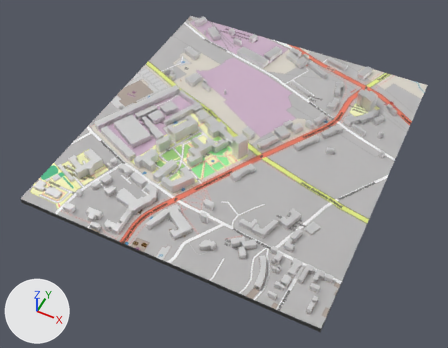
The Blender file mapupper.blend: old version first, new version second.
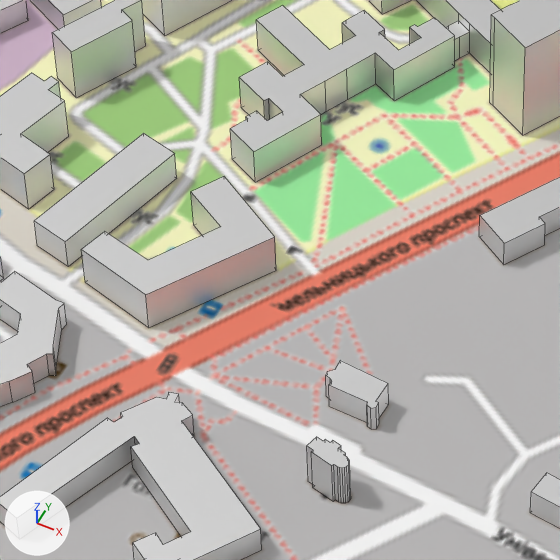
There are two pictures of each version: one whole from a 50 mm lens placed at (636.0, -1506.0, 1652.0), pointed at (-55.0, -124.0, -76.0), one close up on the part from 33% to 55% of the width and 39% to 67% of the height. The axes (+X, +Y, +Z) are drawn at lower left. The lights are the same throughout. The close-ups show mesh edges as thin lines.

In view in the first close-up: '1korp', '2korp', '3korp', '4korp', '5korp', '7korp', '9korp', 'Areas:building', 'EXPORT_OSM_MAPNIK_WM'.
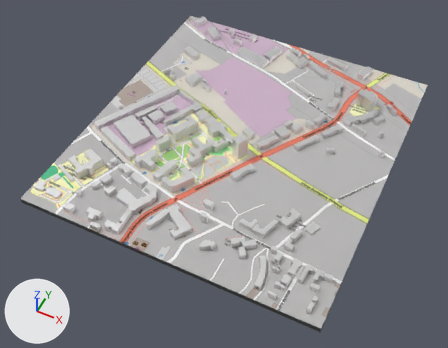
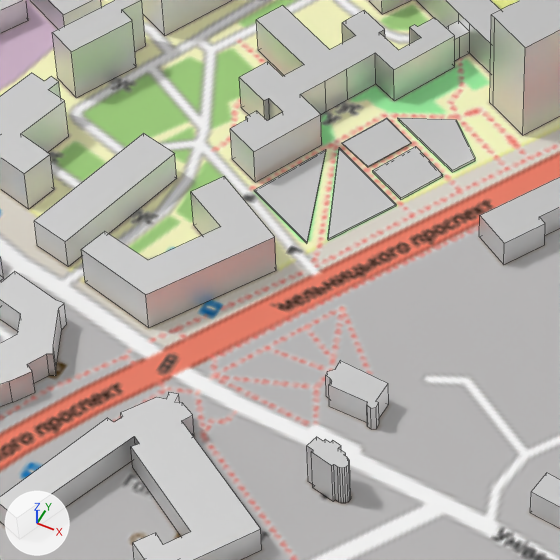
What the commit changed:
me_areas_building_001 is used by ob_1korp; location (-127.6, -123.4, 9.7).
me_areas_building_001 had 70 vertices, 36 faces and spanned x -71.0..50.0, y -86.0..69.0, z -10.0..19.0.
me_areas_building_001 now has 106 vertices, 63 faces and spans x -71.0..98.0, y -117.0..69.0, z -10.0..19.0.
Part 1, on me_areas_building_001:
36 vertices are added at x -14.0..98.0, y -117.0..17.0, z -10.0..-8.0.
27 new faces join them.

Boxes [x1, y1, x2, y2] around the edits, measured in the close-ups (560 x 560 px):
'1korp', reshaped (9% wider, 34% taller): before [230, 6, 455, 182]; after [230, 6, 475, 243]
part 1 of me_areas_building_001, added: after [254, 118, 475, 243]
